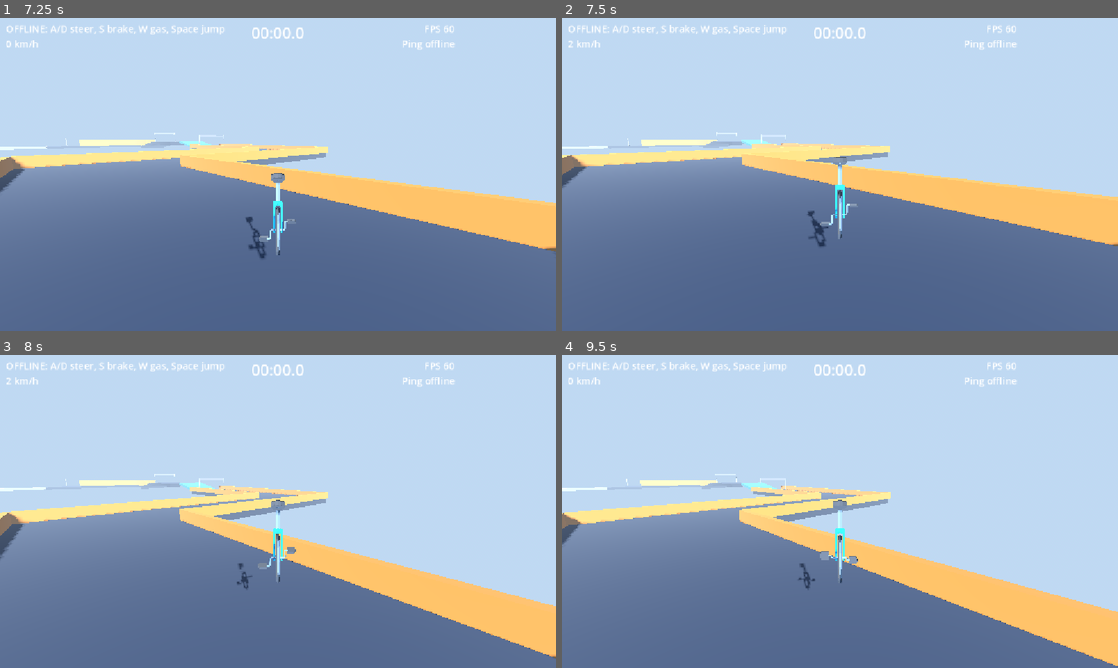
Above: before the commit, frames 1-4 (two rows, left to right).
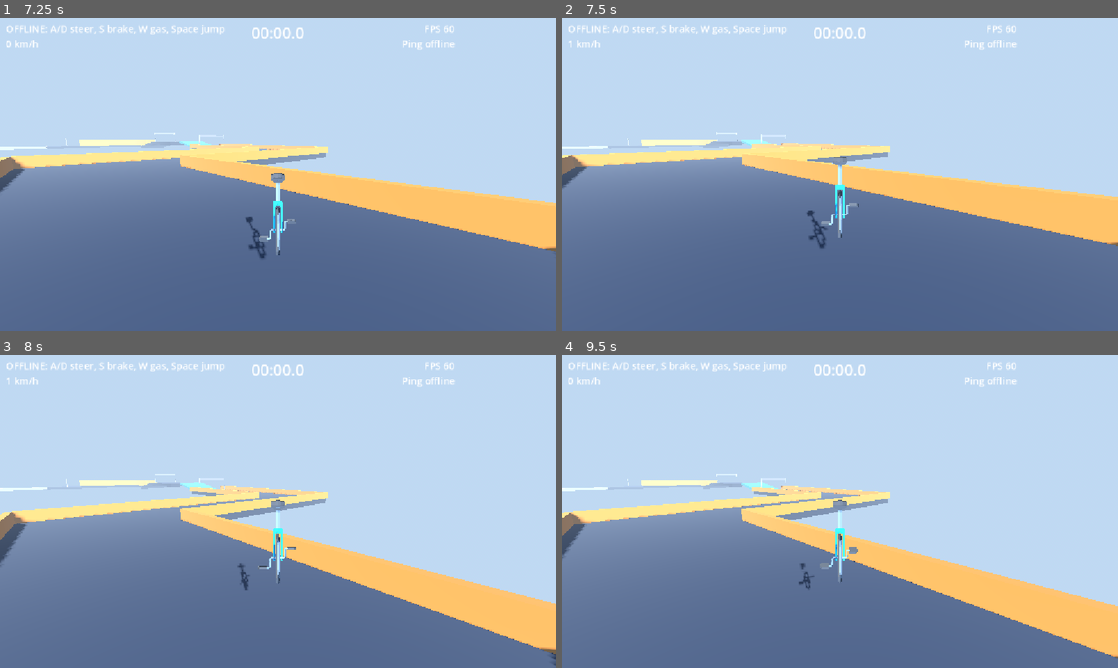
Above: after the commit, the same moments.

Repository: MTAWER77/online-
Game: Godot game, scene res://scenes/ui/updater.tscn
Two runs of this game, one before a commit and one after it. Both use one fixed random seed, a clock stepped at 60 frames per second and the inputs below.
Inputs (mouse positions are in pixels of both pictures, inside the frame that each line leads up to):
- Up to frame 1 (7.25 s): click "Play Offline" at 0.5 s; tap Enter at 1.25 s; move the mouse to (400, 158) at 1.27 s; hold D (move_right) 1.28-2 s; tap Space (jump) at 1.35, 1.52, 1.82, 2.85, 4.35, 4.52, 4.82, 5.85 s; click (400, 158) at 1.42 s; drag from (166, 190) to (250, 237) at 2.02 s; move the mouse to (333, 105) at 2.77 s; hold D (move_right) 2.78-3.5 s; drag from (250, 237) to (111, 127) at 3.52 s; move the mouse to (444, 221) at 4.27 s; hold A (move_left) 4.28-5 s; drag from (111, 127) to (194, 96) at 5.02 s; move the mouse to (305, 174) at 5.77 s; hold S (move_back) 5.78-6.5 s; click (305, 174) at 5.92 s; drag from (194, 96) to (166, 190) at 6.52 s
- Up to frame 2 (7.5 s): move the mouse to (962, 158) at 7.27 s; hold W (move_forward) from 7.28 s (still down); tap Space (jump) at 7.35 s
- Up to frame 3 (8 s): keep holding W (move_forward); tap Space (jump) at 7.52, 7.82 s
- Up to frame 4 (9.5 s): release W (move_forward) at 8 s; drag from (728, 527) to (812, 574) at 8.02 s; move the mouse to (895, 442) at 8.77 s; hold S (move_back) from 8.78 s (still down); tap Space (jump) at 8.85 s

Frame 1 is identical in both runs. In frame 2, 0.3% of the frame differs, in the area x 0-100%, y 7-74%; in frame 3, 1.4%; in frame 4, 2.7%, in the area x 0-100%, y 38-100%.

Commit message:
Client-side prediction: client runs local physics with own gas/jump and host steer/brake, reconciles toward host state; gas ramp to hide latency
Co-Authored-By: Claude Sonnet 5.5 <noreply@anthropic.com>
Claude-Session: https://claude.ai/code/session_01ERKS8aBLCvtBjR1PsxtFYC

Diff:
--- a/scripts/vehicles/unicycle.gd
+++ b/scripts/vehicles/unicycle.gd
@@ -11,7 +11,8 @@
 ## recover_time ثانية وبعدين بترجع واقفة. تصادم بسرعة عالية = تشقلب.
 ## الـ host هو اللي بيحرّك الدراجة (authoritative). الـ client بيبعت المدخلات بس (البنزين والقفز)
 ## والـ host بيتحقق منها (نوع/مدى/تردد). عمره ما بيبعت مكان أو حالة.
-## الـ host بيبعت snapshots (مكان + دوران + سرعة + وقته) كل 0.033s عن طريق RPC غير مضمون،
+## الـ host هو المرجع (authoritative) وبيبعت حالته (snapshots) كل 0.033s. الـ client بيشغّل نفس الفيزيكس محليًا
+## (توقّع/prediction): بنزينه وقفزته فورًا، ودركسيون وفرامل الـ host من آخر snapshot، ويتصحّح ناحية حالة الـ host بالتدريج.
 ## والـ client بيحتفظ بيها كهدف وبيقرّب منه بـ lerp في _physics_process (من غير ما يقفز).
 ## الـ global_transform نفسه مش بيتزامن. و Physics Interpolation شغال في المشروع.
 
@@ -27,6 +28,7 @@
 @export var acceleration: float = 18.0
 @export var brake_decel: float = 35.0
 @export var coast_drag: float = 2.0
+@export var gas_response: float = 8.0 # سرعة وصول البنزين للقيمة (تأخر الشبكة بيبان كتسارع ناعم)
 @export var grip: float = 10.0 # بيقتل الانزلاق الجانبي (أعلى = ملزقة أكتر)
 
 @export_group("Steering")
@@ -52,10 +54,10 @@
 @export var heartbeat: float = 0.1 # الـ client بيكرر البنزين كل كام ثانية طول ما هو ضاغط
 @export var min_send_interval: float = 0.05 # أقل فاصل بين إرسالتين بنزين من الـ client (20/ث كحد أقصى)
 @export var snapshot_interval: float = 0.033 # الـ host بيبعت حالة الدراجة كل كام ثانية (~30/ث)
-@export var interp_delay: float = 0.1 # الـ client بيعرض الماضي بالمدة دي، فبيلاقي دايمًا حزمتين يدخّل بينهم (بيخفي الـ jitter)
-@export var max_extrapolation: float = 0.25 # لو الحزم اتأخرت: أقصى مدة تنبؤ بالسرعة (ثانية)
-@export var net_smooth_speed: float = 35.0 # تنعيم نهائي صغير فوق الـ interpolation (أعلى = أحدّ)
-@export var net_snap_distance: float = 4.0 # لو الفرق أكبر من كده بننقل فورًا
+@export var max_extrapolation: float = 0.25 # أقصى مدة بنتنبأ فيها بمكان الـ host من آخر حزمة (ثانية)
+@export var correction_pos_speed: float = 6.0 # سرعة تصحيح المكان ناحية الـ host (أعلى = أحدّ، أقل = أنعم وأقرب لإحساس التوقّع)
+@export var correction_rot_speed: float = 5.0 # سرعة تصحيح الدوران
+@export var net_snap_distance: float = 6.0 # لو الفرق عن الـ host أكبر من كده بننقل فورًا
 @export_subgroup("Server rate limit")
 @export var min_gas_interval: float = 0.02 # الـ host يتجاهل أي بنزين أسرع من كده (الـ client الطبيعي 0.05)
 @export var min_jump_interval: float = 0.1 # الـ host يتجاهل أي قفزة أسرع من كده
@@ -72,7 +74,7 @@
 @onready var _hud_label: Label = $HUD/Label
 
 var _online: bool = false
-var _simulates: bool = true # الجهاز ده هو اللي بيحرّك الدراجة (الـ host أو أوفلاين)
+var _authoritative: bool = true # الجهاز ده هو المرجع (الـ host أو أوفلاين). الـ client بيتوقّع ويتصحّح
 var _role: int = ControlRole.ALL
 
 var _jump_buffer: float = 0.0
@@ -89,14 +91,23 @@
 var _teleport_id: int = 0 # بيزيد مع كل respawn / recover عشان الـ client ينقل فورًا
 var _peer_id: int = -1
 var _peer_check_ms: int = 0
+var _net_steer: float = 0.0 # آخر دركسيون/فرامل للـ host (بيتبعتوا للـ client عشان يتوقعهم)
+var _net_brake: bool = false
 # عند الـ client
-var _snapshots: Array[Dictionary] = []
+var _have_snapshot: bool = false
 var _snap_seq_in: int = -1
 var _snap_teleport: int = 0
-var _clock_ready: bool = false
-var _offset_ms: float = 0.0 # (وقت الـ client - وقت الـ host) المقاس = latency + فرق الساعتين، بنستخدم أقل قيمة
+var _snap_pos: Vector3 = Vector3.ZERO
+var _snap_rot: Quaternion = Quaternion.IDENTITY
+var _snap_vel: Vector3 = Vector3.ZERO
+var _snap_arrival_ms: int = 0
+var _remote_steer: float = 0.0
+var _remote_brake: bool = false
 var _snap_count: int = 0
+var _err_sum: float = 0.0
+var _err_n: int = 0
 var _stats_timer: float = 0.0
+var _gas_smooth: float = 0.0
 
 # مدخلات الـ client عند الـ host
 var _remote_gas: float = 0.0
@@ -122,7 +133,7 @@
 func _ready() -> void:
 	add_to_group("unicycle")
 	_online = not SessionMode.offline and GDSync.is_active()
-	_simulates = (not _online) or GDSync.is_host()
+	_authoritative = (not _online) or GDSync.is_host()
 	if not _online:
 		_role = ControlRole.ALL
 	else:
@@ -133,15 +144,6 @@
 		# الـ snapshots: الـ host بس هو اللي يقدر ينادي الدالة دي عند الـ client
 		GDSync.expose_func(_receive_snapshot, ENUMS.EXPOSE_PERMISSION.HOST)
 
-	if not _simulates:
-		# عند الـ client: الجسم مش frozen. مفيش قوى بتحرّكه (الجاذبية متعطلة والسرعات بتتصفّر)،
-		# والمكان بيتحرك بـ lerp ناحية هدف الـ host في _physics_process.
-		freeze = false
-		gravity_scale = 0.0
-		# شبح: مالوش تصادم، فالـ lerp ناحية الهدف ما يتخانقش مع الأرض أو أي جسم
-		collision_layer = 0
-		collision_mask = 0
-
 	_ensure_input_actions()
 	_log_setup()
 	_spawn_transform = global_transform
@@ -163,7 +165,7 @@
 	var frame_meshes: int = get_node("Visual/Model/Frame").find_children("*", "MeshInstance3D", true, false).size()
 	var wheel_meshes: int = _wheel_pivot.find_children("*", "MeshInstance3D", true, false).size()
 	DebugLog.say("UNI", "online=%s simulates=%s role=%d pos=%s" % [
-		_online, _simulates, _role, global_position])
+		_online, _authoritative, _role, global_position])
 	DebugLog.say("UNI", "meshes: frame=%d wheel=%d (0 = الموديل ما اتعملوش import)" % [frame_meshes, wheel_meshes])
 	if _online:
 		DebugLog.say("UNI", "client_id=%d host=%s host_id=%d" % [GDSync.get_client_id(), GDSync.is_host(), GDSync.get_host()])
@@ -198,11 +200,6 @@
 # ---------------------------------------------------------------- الفيزيكس
 func _physics_process(delta: float) -> void:
 	_update_motion_visuals(delta)
-	if not _simulates:
-		_follow_server_state(delta)
-		_send_client_input(delta)
-		return
-	_send_snapshot(delta)
 
 	var steer: float = 0.0
 	var brake: bool = false
@@ -225,9 +222,27 @@
 			elif _remote_gas > 0.0 and not _gas_timed_out:
 				_gas_timed_out = true # البنزين وقف يوصل (ضغط الـ client اتأخر أو الشبكة وقعت)
 				DebugLog.say("NET", "gas timeout: مفيش تحديث من %.2fs" % (now - _remote_gas_time))
+		ControlRole.GAS_JUMP:
+			# توقّع محلي: بنزيني وقفزتي بتتنفذ فورًا، ودركسيون وفرامل الـ host من آخر snapshot (لو لسه طازجة)
+			gas = Input.get_action_strength(&"move_forward")
+			if Input.is_action_just_pressed(&"jump"):
+				_jump_buffer = 0.25
+			if Time.get_ticks_msec() - _snap_arrival_ms < 500:
+				steer = _remote_steer
+				brake = _remote_brake
 		_:
 			pass
 
+	_send_client_input(delta) # بيرجع فورًا لو مش الـ client
+
+	if _authoritative:
+		_net_steer = steer
+		_net_brake = brake
+		_send_snapshot(delta)
+
+	# بنزين ودركسيون بيوصلوا للقيمة تدريجيًا (بيخفّوا إحساس تأخر الشبكة)
+	_gas_smooth = move_toward(_gas_smooth, gas, gas_response * delta)
+	gas = _gas_smooth
 	_steer_smooth = move_toward(_steer_smooth, steer, steer_response * delta)
 	steer = _steer_smooth
 
@@ -247,13 +262,14 @@
 	var ground_normal: Vector3 = ground.get("normal", Vector3.UP) as Vector3
 
 	# ---- وقعة / رجوع واقفة
-	if _is_fallen and not _probe_ground(0.6, 0.6).is_empty():
-		_fallen_time += delta
-		if _fallen_time >= recover_time:
-			_recover()
-			return
-	elif not _is_fallen:
-		_fallen_time = 0.0
+	if _authoritative:
+		if _is_fallen and not _probe_ground(0.6, 0.6).is_empty():
+			_fallen_time += delta
+			if _fallen_time >= recover_time:
+				_recover()
+				return
+		elif not _is_fallen:
+			_fallen_time = 0.0
 
 	# ---- اتجاه الدراجة على الأرض
 	var flat_forward: Vector3 = -global_transform.basis.z
@@ -314,8 +330,11 @@
 	linear_velocity = lv
 	angular_velocity = av
 
-	if global_position.y < fall_limit:
-		_respawn()
+	if _authoritative:
+		if global_position.y < fall_limit:
+			_respawn()
+	else:
+		_reconcile(delta) # الـ client: تصحيح ناعم ناحية الـ host
 
 
 # شعاع للأسفل من مركز العجلة. بيرجّع {} لو مفيش أرض قريبة.
@@ -440,7 +459,7 @@
 		return
 	_snap_seq_out += 1
 	GDSync.call_func_on_unreliable(peer, _receive_snapshot, _snap_seq_out, Time.get_ticks_msec(), _teleport_id,
-		global_position, global_transform.basis.get_rotation_quaternion(), linear_velocity)
+		global_position, global_transform.basis.get_rotation_quaternion(), linear_velocity, _net_steer, _net_brake)
 
 
 func _find_peer() -> int:
@@ -457,92 +476,67 @@
 	return _peer_id
 
 
-# الـ client: بيخزّن الحزم (بيتجاهل القديمة والتالفة) ويظبط فرق الساعة مع الـ host
-func _receive_snapshot(seq: int, host_ms: int, teleport_id: int, pos: Vector3, rot: Quaternion, vel: Vector3) -> void:
+# الـ client: بيستقبل حالة الـ host (بيتجاهل القديم والتالف) وبيخزّن آخر حزمة + دركسيون/فرامل الـ host
+func _receive_snapshot(seq: int, _host_ms: int, teleport_id: int, pos: Vector3, rot: Quaternion, vel: Vector3, steer: float, brake: bool) -> void:
 	if GDSync.is_host():
 		return
-	if not pos.is_finite() or not rot.is_finite() or not vel.is_finite() or rot.length_squared() < 0.5:
+	if not pos.is_finite() or not rot.is_finite() or not vel.is_finite() or not is_finite(steer) or rot.length_squared() < 0.5:
 		return # قيمة تالفة من الشبكة
 	if seq <= _snap_seq_in:
 		return # حزمة قديمة أو مكررة
 	_snap_seq_in = seq
 	_snap_count += 1
-
-	var sample: float = float(Time.get_ticks_msec() - host_ms)
-	if not _clock_ready:
-		_offset_ms = sample
-		_clock_ready = true
-	elif sample < _offset_ms:
-		_offset_ms = sample # أسرع حزمة = أقرب تقدير للـ latency الحقيقي
-	else:
-		_offset_ms += (sample - _offset_ms) * 0.02 # بيتبع الانحراف البطيء في الساعتين
-
-	var q: Quaternion = rot.normalized()
-	if teleport_id != _snap_teleport or _snapshots.is_empty():
+	_snap_pos = pos
+	_snap_rot = rot.normalized()
+	_snap_vel = vel
+	_snap_arrival_ms = Time.get_ticks_msec()
+	_remote_steer = clampf(steer, -1.0, 1.0)
+	_remote_brake = brake
+	if teleport_id != _snap_teleport or not _have_snapshot:
+		# أول حزمة أو respawn / recover: ننقل فورًا
 		_snap_teleport = teleport_id
-		_snapshots.clear()
-		global_transform = Transform3D(Basis(q), pos) # أول حزمة أو respawn: ننقل فورًا
+		_have_snapshot = true
+		global_transform = Transform3D(Basis(_snap_rot), pos)
+		linear_velocity = vel
+		angular_velocity = Vector3.ZERO
 		reset_physics_interpolation()
-	_snapshots.append({"t": float(host_ms) / 1000.0, "p": pos, "r": q, "v": vel})
-	if _snapshots.size() > 20:
-		_snapshots.pop_front()
-
-
-# الـ client: بيعرض حالة الدراجة من interp_delay ثانية فاتت، بيدخّل بين حزمتين (أنعم طريقة مع الـ jitter)
-func _follow_server_state(delta: float) -> void:
+
+
+# الـ client: الفيزيكس المحلية (توقّع) بتمشي لوحدها، وكل tick بنقرّبها شوية من مكان الـ host المتوقّع.
+# المكان المتوقّع = آخر مكان وصل + سرعة الـ host × (عمر الحزمة + نص الـ ping)
+func _reconcile(delta: float) -> void:
 	_log_net_stats(delta)
-	if _snapshots.is_empty() or not _clock_ready:
-		return
-	var host_now: float = (float(Time.get_ticks_msec()) - _offset_ms) / 1000.0
-	var render_t: float = host_now - interp_delay
-
-	var target_pos: Vector3
-	var target_rot: Quaternion
-	var newest: Dictionary = _snapshots[_snapshots.size() - 1]
-	if render_t >= float(newest["t"]):
-		# مفيش حزمة أحدث من وقت العرض (حزم اتأخرت): نكمّل بالسرعة لمدة محدودة
-		var lead: float = minf(render_t - float(newest["t"]), max_extrapolation)
-		target_pos = (newest["p"] as Vector3) + (newest["v"] as Vector3) * lead
-		target_rot = newest["r"] as Quaternion
-	else:
-		var index: int = -1
-		for i in range(_snapshots.size() - 2, -1, -1):
-			if float(_snapshots[i]["t"]) <= render_t:
-				index = i
-				break
-		if index == -1:
-			target_pos = _snapshots[0]["p"] as Vector3
-			target_rot = _snapshots[0]["r"] as Quaternion
-		else:
-			var a: Dictionary = _snapshots[index]
-			var b: Dictionary = _snapshots[index + 1]
-			var span: float = float(b["t"]) - float(a["t"])
-			var alpha: float = 0.0 if span <= 0.0001 else clampf((render_t - float(a["t"])) / span, 0.0, 1.0)
-			target_pos = (a["p"] as Vector3).lerp(b["p"] as Vector3, alpha)
-			target_rot = (a["r"] as Quaternion).slerp(b["r"] as Quaternion, alpha)
-
-	var current: Transform3D = global_transform
-	if current.origin.distance_to(target_pos) > net_snap_distance:
-		global_transform = Transform3D(Basis(target_rot), target_pos)
+	if not _have_snapshot:
+		return
+	var age: float = float(Time.get_ticks_msec() - _snap_arrival_ms) / 1000.0
+	var one_way: float = clampf(SessionMode.last_ping_ms, 0.0, 300.0) / 2000.0
+	var lead: float = minf(age + one_way, max_extrapolation)
+	var target_pos: Vector3 = _snap_pos + _snap_vel * lead
+	var error: Vector3 = target_pos - global_position
+	_err_sum += error.length()
+	_err_n += 1
+
+	if error.length() > net_snap_distance:
+		global_transform = Transform3D(Basis(_snap_rot), target_pos) # بعدنا كتير: ننقل فورًا
+		linear_velocity = _snap_vel
 		reset_physics_interpolation()
-	else:
-		var weight: float = 1.0 - exp(-net_smooth_speed * delta)
-		var new_pos: Vector3 = current.origin.lerp(target_pos, weight)
-		var new_rot: Quaternion = current.basis.get_rotation_quaternion().slerp(target_rot, weight)
-		global_transform = Transform3D(Basis(new_rot), new_pos)
-	# الـ client مفيش عنده فيزيكس حقيقية للدراجة: نمنع أي سرعة تتراكم
-	linear_velocity = Vector3.ZERO
-	angular_velocity = Vector3.ZERO
+		return
+	var new_pos: Vector3 = global_position + error * (1.0 - exp(-correction_pos_speed * delta))
+	var current_rot: Quaternion = global_transform.basis.get_rotation_quaternion()
+	var new_rot: Quaternion = current_rot.slerp(_snap_rot, 1.0 - exp(-correction_rot_speed * delta))
+	global_transform = Transform3D(Basis(new_rot), new_pos)
 
 
 func _log_net_stats(delta: float) -> void:
 	_stats_timer += delta
 	if _stats_timer < 5.0:
 		return
-	DebugLog.say("NET", "snapshots %.0f/s offset=%.0fms buffer=%d" % [
-		_snap_count / _stats_timer, _offset_ms, _snapshots.size()])
+	DebugLog.say("NET", "snapshots %.0f/s | خطأ التوقّع المتوسط %.2fm" % [
+		_snap_count / _stats_timer, _err_sum / maxf(float(_err_n), 1.0)])
 	_stats_timer = 0.0
 	_snap_count = 0
+	_err_sum = 0.0
+	_err_n = 0
 
 
 # سرعة العرض ولفّة العجلة. في _physics_process عشان العجلة جزء من الجسم اللي عليه interpolation
